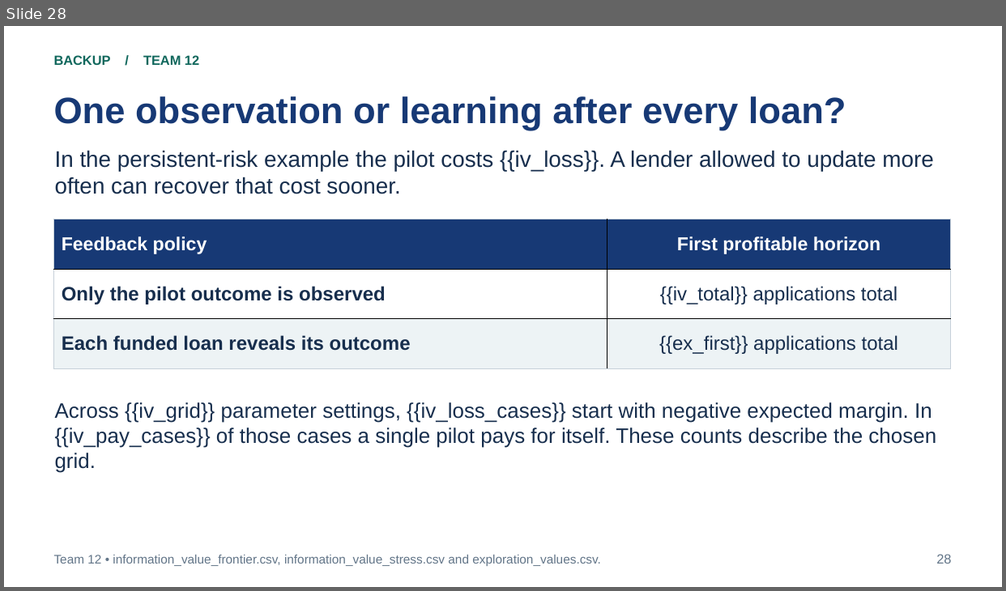
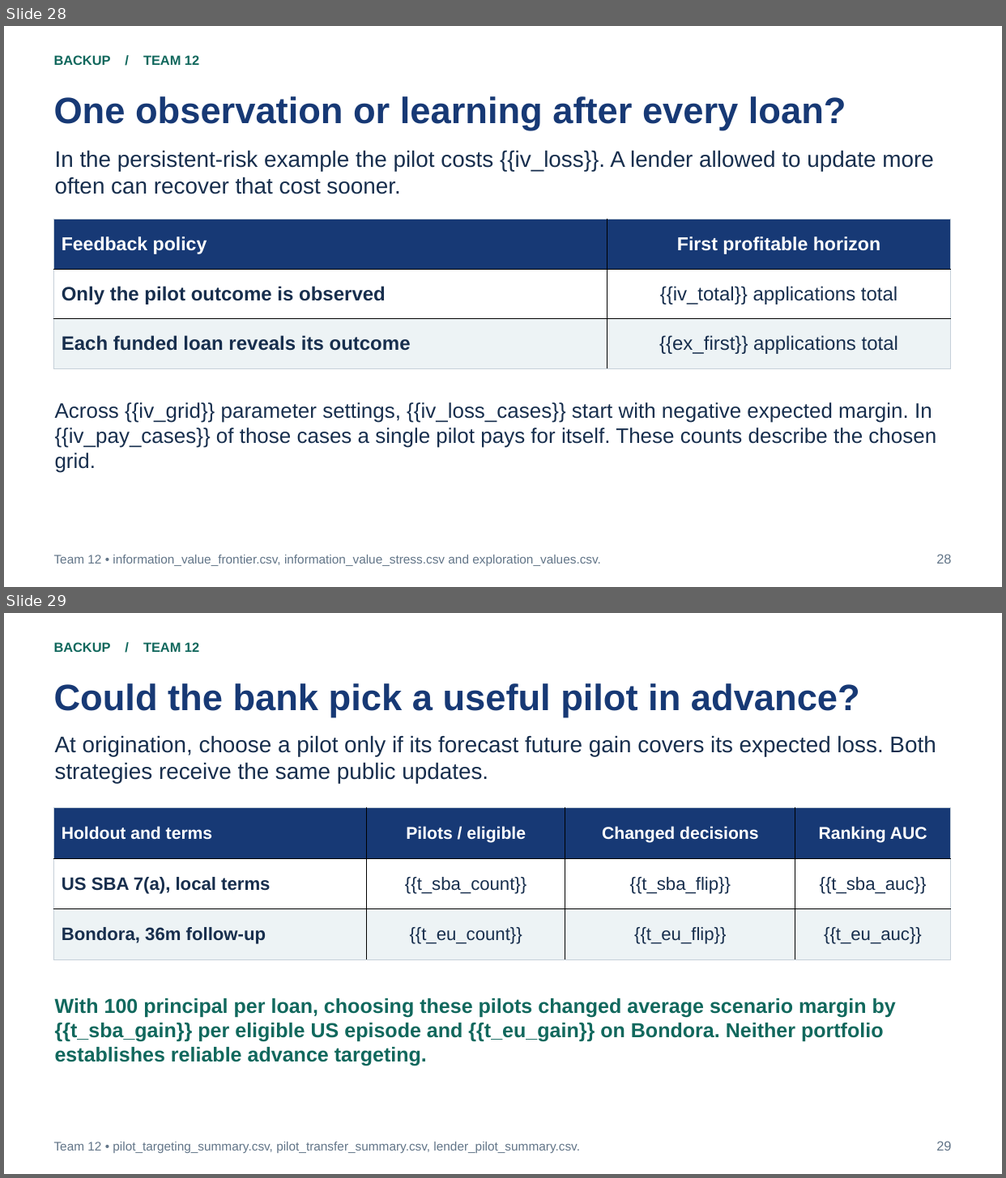
Before and after one commit to bigpurota/paper11, a slide deck: slides/template.pptx. Shown one above the other, each under a label of ours: slide 28 before the commit, slides 28 and 29 after it. The pictures are 1006x591 and 1006x1178 pixels, drawn with LibreOffice and Linux fonts; fonts in the diff are those of the drawing. Boxes give left, top, right and bottom in pixels: in the first picture for what was removed or moved away, otherwise in the second. Text is boxed around its words. In the diff, an @@ line names an element or a change of style, - is before the commit and + after.

Commit message:
Test prospective pilot choices on SBA 7(a) and two Bondora payment snapshots

```diff
--- a/slides/template.pptx
+++ b/slides/template.pptx
@@ slide 29 added at bbox=[4, 613, 1002, 1174], background #FFFFFF @@
@@ text added at bbox=[54, 642, 199, 652], 12.8 pt, text #11685D, bold @@
+BACKUP / TEAM 12
@@ text added at bbox=[54, 683, 860, 717], 35.2 pt, text #173975, bold @@
+Could the bank pick a useful pilot in advance?
@@ text added at bbox=[55, 735, 936, 784], 21.8 pt, text #172E4D @@
+At origination, choose a pilot only if its forecast future gain covers its expected loss. Both strategies receive the same public updates.
@@ table added at bbox=[54, 807, 951, 960], 3 rows, 4 columns @@
+Holdout and terms | Pilots / eligible | Changed decisions | Ranking AUC
+US SBA 7(a), local terms | {{t_sba_count}} | {{t_sba_flip}} | {{t_sba_auc}}
+Bondora, 36m follow-up | {{t_eu_count}} | {{t_eu_flip}} | {{t_eu_auc}}
@@ text added at bbox=[55, 999, 896, 1067], 19.5 pt, text #11685D, bold @@
+With 100 principal per loan, choosing these pilots changed average scenario margin by {{t_sba_gain}} per eligible US episode and {{t_eu_gain}} on Bondora. Neither portfolio establishes reliable advance targeting.
@@ text added at bbox=[54, 1142, 580, 1153], 12 pt, text #627588 @@
+Team 12 • pilot_targeting_summary.csv, pilot_transfer_summary.csv, lender_pilot_summary.csv.
@@ text added at bbox=[936, 1141, 951, 1151], 12.8 pt, text #627588 @@
+29
```
Also in this commit, not shown: 1 other slide added, 37 other files.
